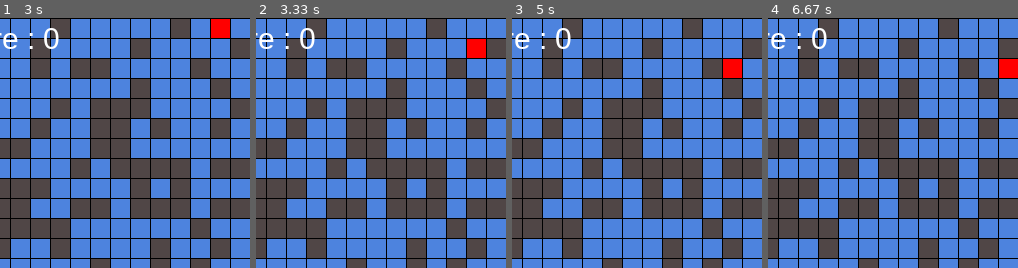
Above: before the commit, frames 1-4 (left to right).
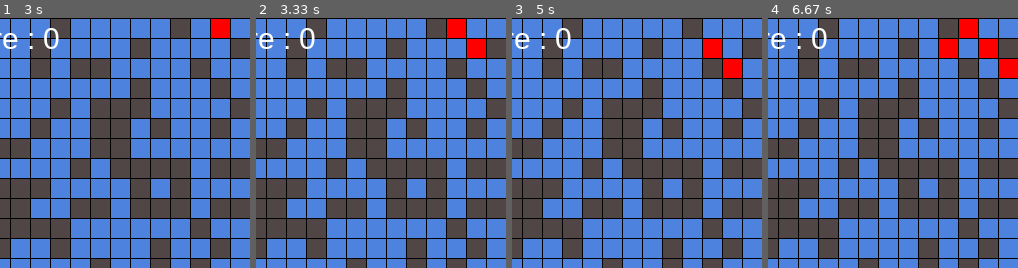
Above: after the commit, the same moments.

Repository: WallAshing/Pygame_labyrith
Game: pygame game, started from main.py
The game is run twice, just before and just after one commit, with the same random seed, the same clock (stepped at 60 frames per second) and the same inputs.
Inputs:
- Up to frame 1 (3 s): hold Q 0.33-0.8 s; hold Right 0.33-0.8 s; hold Q 0.83-1.3 s; hold Right 0.83-1.3 s; hold Right 1.33-1.8 s; hold Right 2.17-2.63 s; hold Left from 2.67 s (still down)
- Up to frame 2 (3.33 s): release Left at 3.2 s; hold Down from 3.23 s (still down)
- Up to frame 3 (5 s): release Down at 3.53 s; hold Left 3.57-3.97 s; hold Right from 4.4 s (still down)
- Up to frame 4 (6.67 s): release Right at 5.03 s; hold Left 5.47-5.93 s; hold Right 5.97-6.43 s; hold Up from 6.47 s (still down)
The pictures show only the part of the screen within x 50-100%, y 0-50%; the shares and areas given below are measured in that part.

Frame 1 is identical in both runs. In frame 2, 0.6% of the frame differs, in the area x 76-84%, y 0-8%; in frame 3, 0.6%; in frame 4, 1.7%, in the area x 68-92%, y 0-16%.

Commit message:
The Labyrinth v0.1

Diff:
--- a/Ennemis/ennemi.py
+++ b/Ennemis/ennemi.py
@@ -15,6 +15,7 @@
         self.walkableBox = []
         self.tempWalkableBox = []
         self.boxToSuppr = []
+        self.lastPath = []
 
     def move(self) :
         self.index += 1
--- a/Player/player.py
+++ b/Player/player.py
@@ -4,14 +4,10 @@
         self.variable = variable
         self.createNewMap = createNewMap
         self.ecran = ecran
-        self.vit = 5
         self.pos = [1, 1]
         self.casepos = [0, 0]
         self.vivant = True
         self.win = False
-
-    # def deplacement(self, dir):
-    #     self.pos[0] += dir*vit
 
     def move(self, event) :
 
--- a/variables.py
+++ b/variables.py
@@ -7,6 +7,4 @@
         self.keyNumber = 1
         self.keyColor = (0, 0, 255)
         self.winNumber = 0
-        self.ennemiNumber = 1
-        self.CheckedList = []
-        self.toCheckList = []
+        self.ennemiNumber = 5
Not shown, changed: Notes/README.md
